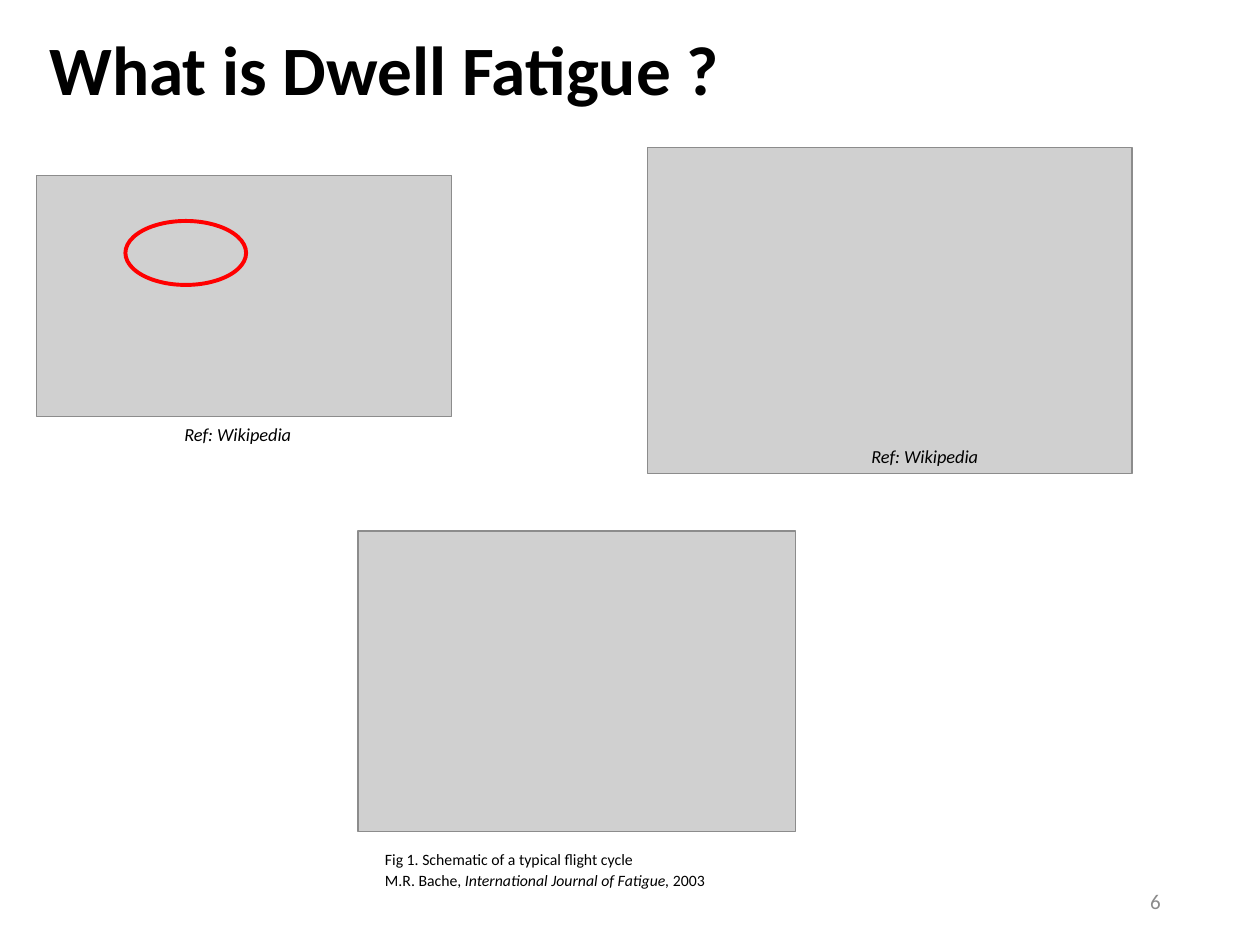
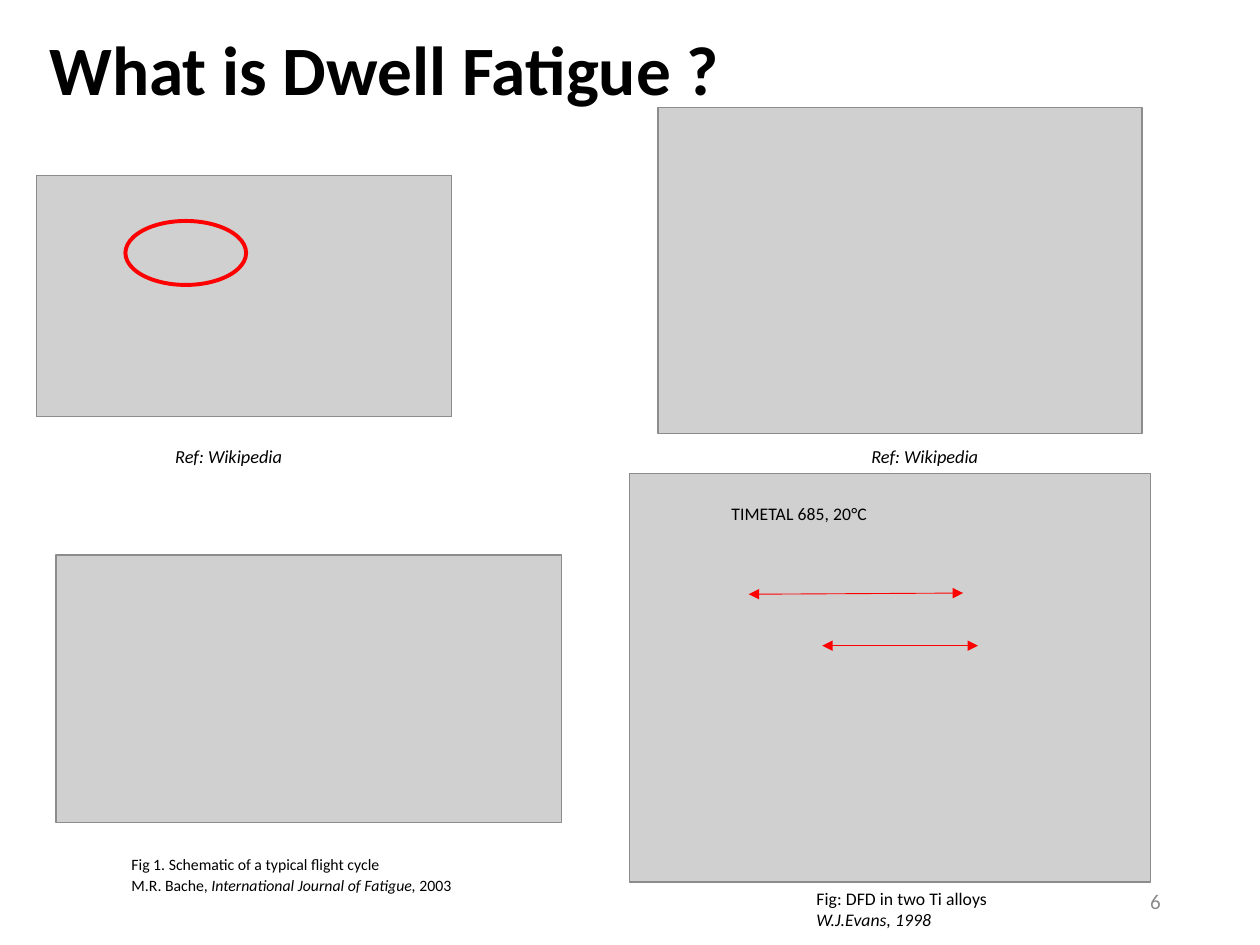
Before and after one commit to Sharanc25/Elements, a slide deck: slide 6 of Thesis/Comprehensive Exam/References/yazar.pptx. Drawn at 1260x945 pixels with LibreOffice and Linux fonts; fonts in the diff are those of the drawing; grey boxes stand for pictures. Boxes give left, top, right and bottom in pixels: in the first picture for what was removed or moved away, otherwise in the second. Text is boxed around its words. In the diff, an @@ line names an element or a change of style, - is before the commit and + after.

Commit message:
/ ‘Thesis/Comprehensive Exam/References/yazar.pptx’

```diff
--- a/Thesis/Comprehensive Exam/References/yazar.pptx
+++ b/Thesis/Comprehensive Exam/References/yazar.pptx
@@ picture: place and size @@
-picture at (648,147,1131,474)
+picture at (658,107,1142,433)
@@ text "Ref: Wikipedia": place and size @@
-text "Ref: Wikipedia" at (184,428,291,444)
+text "Ref: Wikipedia" at (175,450,282,466)
@@ group added at (629,474,1150,882): 2 double arrows, 1 picture, 1 text @@
+TIMETAL 685, 20°C
@@ picture removed at (358,532,795,832) @@
@@ picture added at (55,556,561,823) @@
@@ text "Fig 1. Schematic of a ...": place and size @@
-text "Fig 1. Schematic of a ..." at (385,854,705,889)
+text "Fig 1. Schematic of a ..." at (131,859,451,894)
@@ text added at (816,892,987,928), 10.1 pt, text #000000 @@
+Fig: DFD in two Ti alloys
+W.J.Evans, 1998
```
Also in this commit, not shown: 1 other slide changed.
